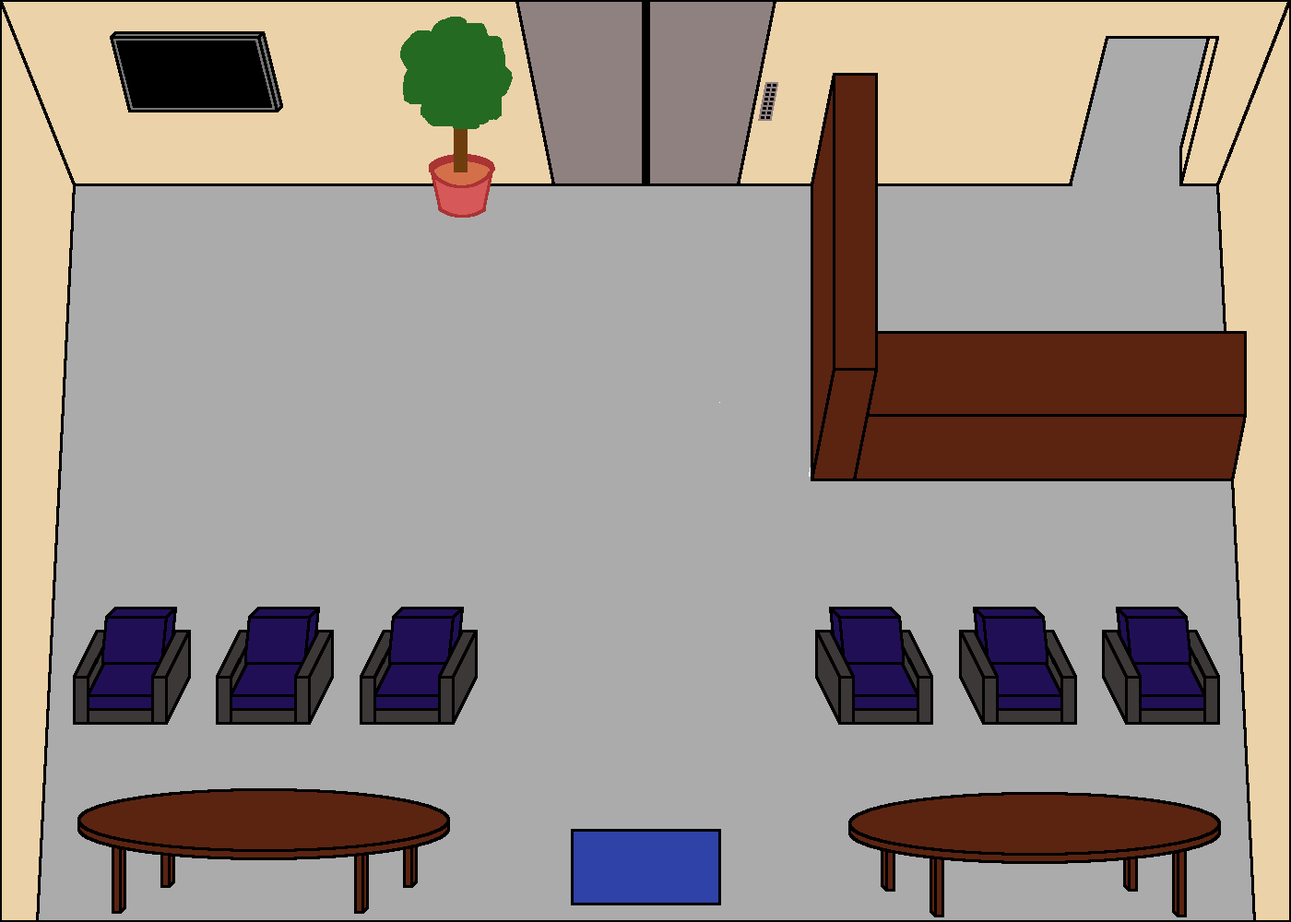
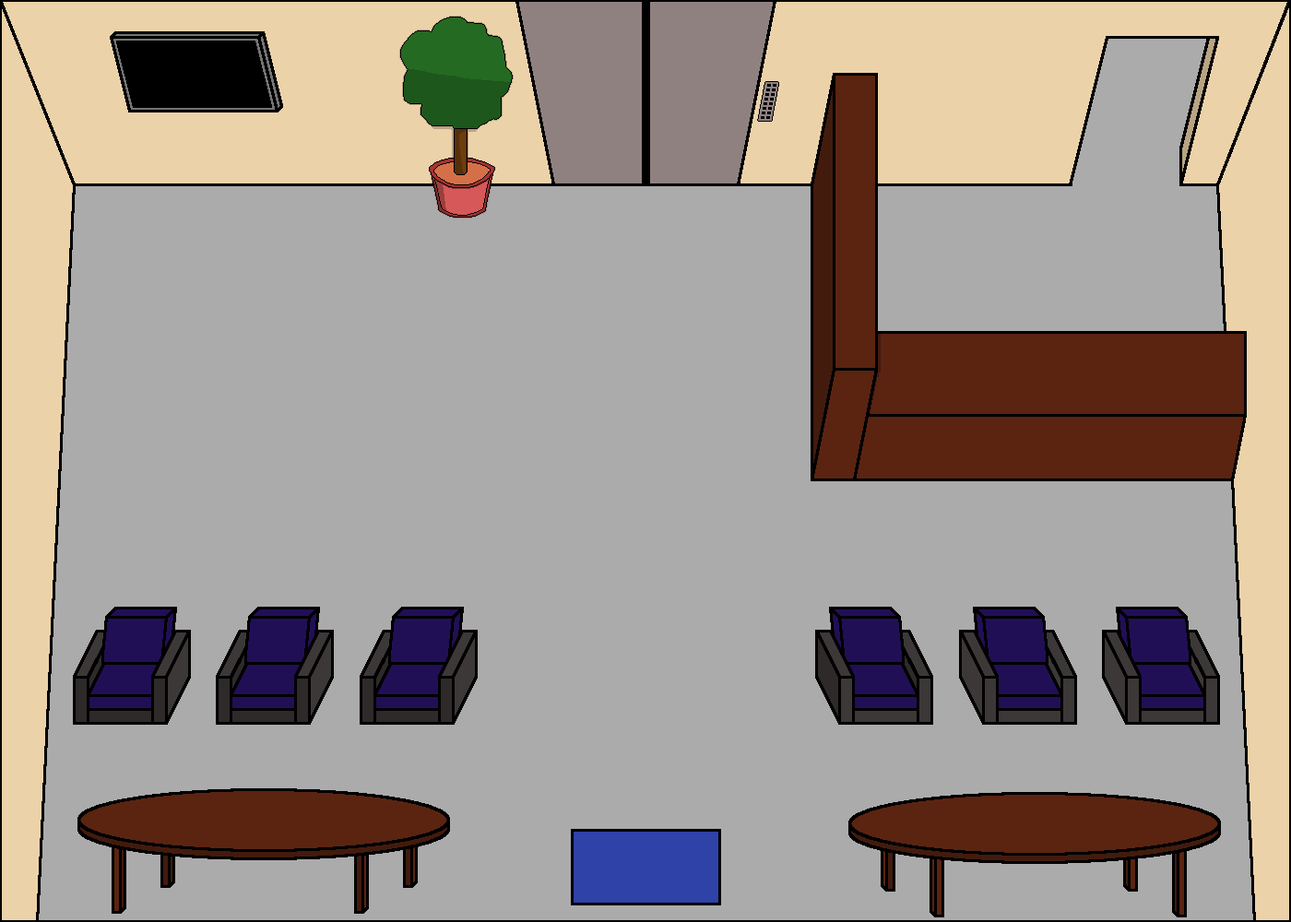
Layer changes from the first 1291x922 image to the second:
painted on "furnishings" over [75, 15, 1185, 723]
painted on "scene2" over [80, 30, 1219, 913]
painted on "room outline" over [429, 172, 721, 404]
